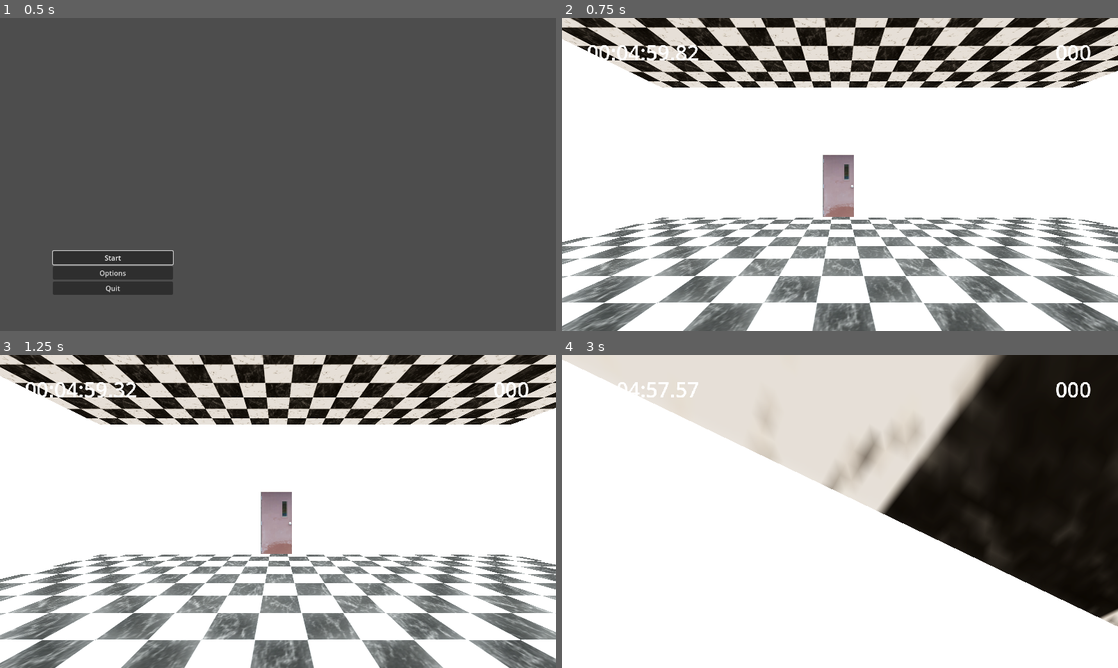
Above: before the commit, frames 1-4 (two rows, left to right).
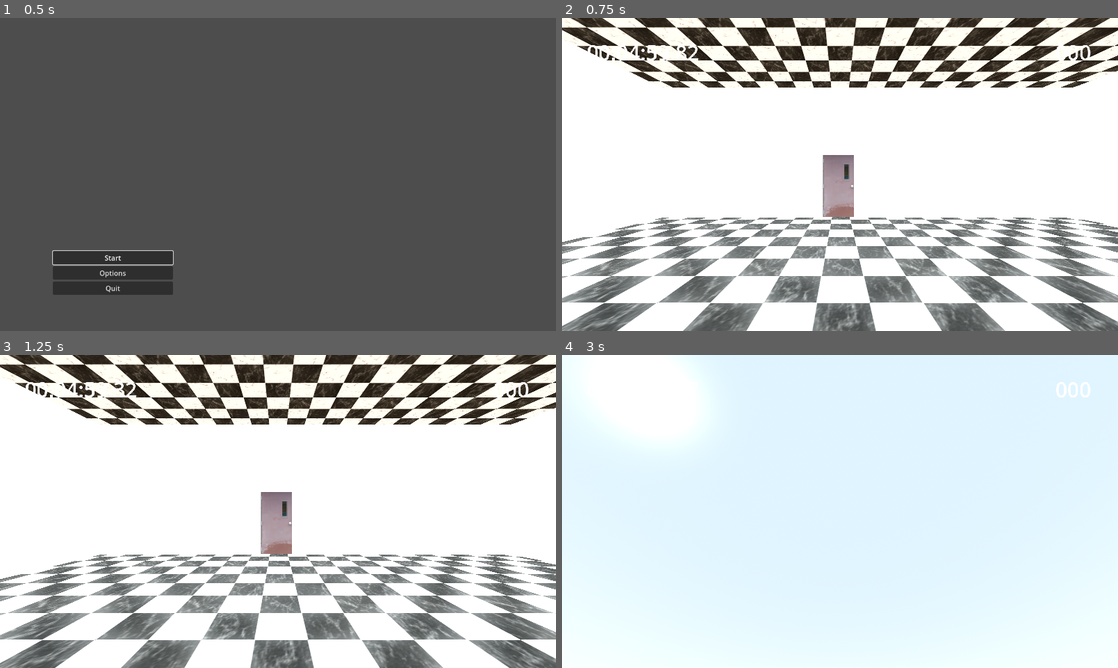
Above: after the commit, the same moments.

Repository: Bri0n/runrotgame
Game: Godot game, scene res://scenes/main_menu.tscn
Two runs of this game, one before a commit and one after it. Both use one fixed random seed, a clock stepped at 60 frames per second and the inputs below.
Inputs (mouse positions are in pixels of both pictures, inside the frame that each line leads up to):
- Up to frame 1 (0.5 s): no input
- Up to frame 2 (0.75 s): click "Start" at 0.5 s
- Up to frame 3 (1.25 s): no input
- Up to frame 4 (3 s): move the mouse to (867, 511) at 1.27 s; hold Shift (sprint) 1.28-2.03 s; hold W (move_forward) from 1.28 s (still down); click (867, 511) at 1.42 s; tap Space (jump) at 1.52, 2.27 s; move the mouse to (812, 511) at 2.02 s; tap E (interact) at 2.1 s; tap Shift (sprint) at 2.3 s; move the mouse to (851, 505) at 2.77 s; hold P (noclip) from 2.78 s (still down)

Frame 1 is identical in both runs. In frame 2, 15% of the frame differs, in the area x 0-100%, y 0-23%; in frame 3, 15%; in frame 4, 74%, in the area x 0-100%, y 0-89%.

Commit message:
Nuevo nivel, ajustes a transicion entre niveles

Diff:
--- a/scenes/level_02.tscn
+++ /dev/null
@@ -1,11 +0,0 @@
-[gd_scene load_steps=3 format=3 uid="uid://dwo6ho8khh2gg"]
-
-[ext_resource type="PackedScene" uid="uid://l6w78bgb0o7l" path="res://scenes/transition_hallway_exit.tscn" id="1_mf7f7"]
-[ext_resource type="PackedScene" uid="uid://md5vxxjhpavw" path="res://scenes/transition_hallway_enter.tscn" id="1_pmlnk"]
-
-[node name="Level02" type="Node3D"]
-
-[node name="entry_transition_hallway" parent="." instance=ExtResource("1_pmlnk")]
-
-[node name="exit_transition_hallway" parent="." instance=ExtResource("1_mf7f7")]
-transform = Transform3D(1, 0, 0, 0, 1, 0, 0, 0, 1, 0, 0, -38.7)
--- /dev/null
+++ b/scenes/levels/level_02.tscn
@@ -0,0 +1,298 @@
+[gd_scene load_steps=24 format=3 uid="uid://dwo6ho8khh2gg"]
+
+[ext_resource type="Texture2D" uid="uid://b1fjtjyrv720v" path="res://assets/textures/skyboxes/blue_nebulae_1.png" id="1_edq1u"]
+[ext_resource type="PackedScene" uid="uid://l6w78bgb0o7l" path="res://scenes/transition_hallway_exit.tscn" id="1_mf7f7"]
+[ext_resource type="PackedScene" uid="uid://md5vxxjhpavw" path="res://scenes/transition_hallway_enter.tscn" id="1_pmlnk"]
+[ext_resource type="Texture2D" uid="uid://1ue3bxqbpnjs" path="res://assets/textures/Metal_14-128x128.png" id="4_n5em7"]
+[ext_resource type="Texture2D" uid="uid://cbl03tjxdc451" path="res://assets/textures/Stone_01-128x128.png" id="5_64aqs"]
+[ext_resource type="PackedScene" uid="uid://mq3toad3d1cf" path="res://scenes/kill_zone.tscn" id="7_64aqs"]
+[ext_resource type="PackedScene" uid="uid://bmitawbvtqfri" path="res://scenes/chips_pickup.tscn" id="8_b6l7m"]
+
+[sub_resource type="PanoramaSkyMaterial" id="PanoramaSkyMaterial_b6l7m"]
+panorama = ExtResource("1_edq1u")
+energy_multiplier = 3.0
+
+[sub_resource type="Sky" id="Sky_u2tna"]
+sky_material = SubResource("PanoramaSkyMaterial_b6l7m")
+
+[sub_resource type="Environment" id="Environment_jm0yl"]
+background_mode = 2
+sky = SubResource("Sky_u2tna")
+ambient_light_source = 3
+ambient_light_energy = 4.0
+
+[sub_resource type="StandardMaterial3D" id="StandardMaterial3D_ccayl"]
+albedo_texture = ExtResource("4_n5em7")
+metallic = 0.6
+uv1_triplanar = true
+
+[sub_resource type="CylinderMesh" id="CylinderMesh_edq1u"]
+radial_segments = 10
+
+[sub_resource type="StandardMaterial3D" id="StandardMaterial3D_owl6u"]
+albedo_texture = ExtResource("5_64aqs")
+uv1_triplanar = true
+
+[sub_resource type="CylinderMesh" id="CylinderMesh_ikbui"]
+height = 0.83
+radial_segments = 6
+
+[sub_resource type="CylinderShape3D" id="CylinderShape3D_edq1u"]
+height = 0.205933
+
+[sub_resource type="StandardMaterial3D" id="StandardMaterial3D_n5em7"]
+albedo_color = Color(0.589587, 0.374143, 0.282943, 1)
+albedo_texture = ExtResource("5_64aqs")
+
+[sub_resource type="CylinderMesh" id="CylinderMesh_64aqs"]
+material = SubResource("StandardMaterial3D_n5em7")
+height = 0.225
+radial_segments = 6
+
+[sub_resource type="Animation" id="Animation_u2tna"]
+length = 0.001
+tracks/0/type = "value"
+tracks/0/imported = false
+tracks/0/enabled = true
+tracks/0/path = NodePath("moving_platform_02:position")
+tracks/0/interp = 1
+tracks/0/loop_wrap = true
+tracks/0/keys = {
+"times": PackedFloat32Array(0),
+"transitions": PackedFloat32Array(1),
+"update": 0,
+"values": [Vector3(-16.0152, -6.10844, -21.2688)]
+}
+
+[sub_resource type="Animation" id="Animation_n5em7"]
+resource_name = "moving_platform_01"
+length = 8.0
+loop_mode = 1
+tracks/0/type = "value"
+tracks/0/imported = false
+tracks/0/enabled = true
+tracks/0/path = NodePath("moving_platform_02:position")
+tracks/0/interp = 1
+tracks/0/loop_wrap = true
+tracks/0/keys = {
+"times": PackedFloat32Array(0, 2.01, 3.99, 6, 8),
+"transitions": PackedFloat32Array(1, 1, 1, 1, 1),
+"update": 0,
+"values": [Vector3(-15.424, 3.892, -19.948), Vector3(-11.984, 3.892, -22.503), Vector3(-15.424, 3.892, -26.082), Vector3(-19.056, 3.892, -22.52), Vector3(-15.424, 3.892, -19.948)]
+}
+
+[sub_resource type="AnimationLibrary" id="AnimationLibrary_jm0yl"]
+_data = {
+&"RESET": SubResource("Animation_u2tna"),
+&"moving_platform_01": SubResource("Animation_n5em7")
+}
+
+[sub_resource type="Animation" id="Animation_b6l7m"]
+length = 0.001
+tracks/0/type = "value"
+tracks/0/imported = false
+tracks/0/enabled = true
+tracks/0/path = NodePath(".:position")
+tracks/0/interp = 1
+tracks/0/loop_wrap = true
+tracks/0/keys = {
+"times": PackedFloat32Array(0),
+"transitions": PackedFloat32Array(1),
+"update": 0,
+"values": [Vector3(-15.4455, -6.10844, -33.5067)]
+}
+
+[sub_resource type="Animation" id="Animation_64aqs"]
+resource_name = "moving_platform_02"
+length = 8.0
+loop_mode = 1
+tracks/0/type = "value"
+tracks/0/imported = false
+tracks/0/enabled = true
+tracks/0/path = NodePath(".:position")
+tracks/0/interp = 1
+tracks/0/loop_wrap = true
+tracks/0/keys = {
+"times": PackedFloat32Array(0, 2, 4.01, 6.01, 8),
+"transitions": PackedFloat32Array(1, 1, 1, 1, 1),
+"update": 0,
+"values": [Vector3(-15.4629, -6.10844, -36.5654), Vector3(-19.581, 3.892, -33.114), Vector3(-15.446, 3.892, -29.436), Vector3(-11.466, 3.892, -33.042), Vector3(-15.463, 3.892, -36.565)]
+}
+
+[sub_resource type="AnimationLibrary" id="AnimationLibrary_u2tna"]
+_data = {
+&"RESET": SubResource("Animation_b6l7m"),
+&"moving_platform_02": SubResource("Animation_64aqs")
+}
+
+[node name="Level02" type="Node3D"]
+
+[node name="WorldEnvironment" type="WorldEnvironment" parent="."]
+environment = SubResource("Environment_jm0yl")
+
+[node name="DirectionalLight3D" type="DirectionalLight3D" parent="WorldEnvironment"]
+transform = Transform3D(0.531352, -0.122336, 0.838271, -0.805364, 0.233993, 0.544643, -0.26278, -0.964511, 0.0258076, 6, 15, -18)
+light_indirect_energy = 4.0
+
+[node name="DirectionalLight3D2" type="DirectionalLight3D" parent="WorldEnvironment"]
+transform = Transform3D(0.638643, 0.544581, -0.543661, 0.721691, -0.17873, 0.668744, 0.267016, -0.819443, -0.507163, -11.1, 15, -26.4)
+light_energy = 0.5
+light_indirect_energy = 4.0
+
+[node name="entry_transition_hallway" parent="." instance=ExtResource("1_pmlnk")]
+transform = Transform3D(1, 0, 0, 0, 1, 0, 0, 0, 1, 0, 10, 0)
+
+[node name="exit_transition_hallway" parent="." instance=ExtResource("1_mf7f7")]
+transform = Transform3D(1, 0, 0, 0, 1, 0, 0, 0, 1, -16.1948, 1.54156, -68.3738)
+
+[node name="caños" type="CSGCombiner3D" parent="."]
+transform = Transform3D(1, 0, 0, 0, 1, 0, 0, 0, 1, 0, 10, 0)
+material_override = SubResource("StandardMaterial3D_ccayl")
+use_collision = true
+
+[node name="cilinder" type="CSGMesh3D" parent="caños"]
+transform = Transform3D(0.49, 0, 0, 0, -1.52714e-07, 0.49, 0, -3.4937, -2.14186e-08, 0, -7, -11.5)
+mesh = SubResource("CylinderMesh_edq1u")
+
+[node name="cilinder3" type="CSGMesh3D" parent="caños"]
+transform = Transform3D(0.49, 0, 0, 0, -6.41599e-08, 0.49, 0, -1.46781, -2.14186e-08, -5, -7, -13.5566)
+mesh = SubResource("CylinderMesh_edq1u")
+
+[node name="cilinder4" type="CSGMesh3D" parent="caños"]
+transform = Transform3D(-2.14186e-08, 1.46781, -1.77636e-15, 2.14186e-08, 0, 0.49, 0.49, 6.41599e-08, -2.14186e-08, -6.20974, -7, -12.3015)
+mesh = SubResource("CylinderMesh_edq1u")
+
+[node name="cilinder5" type="CSGMesh3D" parent="caños"]
+transform = Transform3D(-2.14186e-08, 1.46781, -1.77636e-15, 2.14186e-08, 0, 0.49, 0.49, 6.41599e-08, -2.14186e-08, -11.4721, -7, -12.3015)
+mesh = SubResource("CylinderMesh_edq1u")
+
+[node name="cilinder6" type="CSGMesh3D" parent="caños"]
+transform = Transform3D(-2.14186e-08, 1.46781, -1.77636e-15, 2.14186e-08, 0, 0.49, 0.49, 6.41599e-08, -2.14186e-08, -16.5228, -7, -12.3015)
+mesh = SubResource("CylinderMesh_edq1u")
+
+[node name="cilinder7" type="CSGMesh3D" parent="caños"]
+transform = Transform3D(-0.49, -1.2832e-07, -5.32907e-15, -3.55271e-15, 6.41599e-08, 0.49, -4.28372e-08, 1.46781, -2.14186e-08, -17.7325, -7, -13.6322)
+mesh = SubResource("CylinderMesh_edq1u")
+
+[node name="cilinder8" type="CSGMesh3D" parent="caños"]
+transform = Transform3D(6.42557e-08, -1.46781, -1.77636e-15, -2.14186e-08, -7.10543e-15, 0.49, -0.49, -1.9248e-07, -2.14186e-08, -16.4774, -7, -14.857)
+mesh = SubResource("CylinderMesh_edq1u")
+
+[node name="cilinder11" type="CSGMesh3D" parent="caños"]
+transform = Transform3D(-0.49, -5.91216e-08, -3.55271e-15, -3.55271e-15, 2.95608e-08, 0.49, -4.28372e-08, 0.676273, -2.14186e-08, -15.2613, -7, -15.5172)
+mesh = SubResource("CylinderMesh_edq1u")
+
+[node name="cilinder9" type="CSGMesh3D" parent="caños"]
+transform = Transform3D(-0.49, -2.05662e-07, -3.55271e-15, -3.55271e-15, 1.02831e-07, 0.49, -4.28372e-08, 2.3525, -2.14186e-08, -15.4893, -7, -42.3618)
+mesh = SubResource("CylinderMesh_edq1u")
+
+[node name="cilinder10" type="CSGMesh3D" parent="caños"]
+transform = Transform3D(-0.49, -2.05662e-07, -3.55271e-15, -3.55271e-15, 1.02831e-07, 0.49, -4.28372e-08, 2.3525, -2.14186e-08, -15.4893, -11.1943, -47.1047)
+mesh = SubResource("CylinderMesh_edq1u")
+
+[node name="cilinder2" type="CSGMesh3D" parent="caños"]
+transform = Transform3D(-2.14186e-08, -2.51546, 0, -2.14186e-08, 0, 0.49, -0.49, 1.09954e-07, -2.14186e-08, -2.3, -7, -14.8)
+mesh = SubResource("CylinderMesh_edq1u")
+
+[node name="piso" type="CSGCombiner3D" parent="."]
+transform = Transform3D(1, 0, 0, 0, 1, 0, 0, 0, 1, 0, 10, 0)
+material_override = SubResource("StandardMaterial3D_owl6u")
+use_collision = true
+
+[node name="CSGMesh3D" type="CSGMesh3D" parent="piso"]
+transform = Transform3D(2.34, 0, 0, 0, 0.468, 0, 0, 0, 2.34, 9.53674e-07, -7.04125, -6.06324)
+mesh = SubResource("CylinderMesh_ikbui")
+
+[node name="CSGMesh3D4" type="CSGMesh3D" parent="piso"]
+transform = Transform3D(0.994451, 0, 0, 0, 0.468, 0, 0, 0, 0.994451, 2.49825, -7.04125, -17.4968)
+mesh = SubResource("CylinderMesh_ikbui")
+
+[node name="CSGMesh3D2" type="CSGMesh3D" parent="piso"]
+transform = Transform3D(2.34, 0, 0, 0, 0.468, 0, 0, 0, 2.34, -15.4096, -7.04125, -22.5587)
+mesh = SubResource("CylinderMesh_ikbui")
+
+[node name="CSGMesh3D3" type="CSGMesh3D" parent="piso"]
+transform = Transform3D(2.34, 0, 0, 0, 0.468, 0, 0, 0, 2.34, -15.4359, -7.04125, -33.1822)
+mesh = SubResource("CylinderMesh_ikbui")
+
+[node name="CSGMesh3D5" type="CSGMesh3D" parent="piso"]
+transform = Transform3D(1.9656, 0, 0, 0, 3.59889, 0, 0, 0, 1.8252, -15.2872, -12.2784, -53.8446)
+mesh = SubResource("CylinderMesh_ikbui")
+
+[node name="CSGMesh3D6" type="CSGMesh3D" parent="piso"]
+transform = Transform3D(1.404, 0, 0, 0, 5.16299, 0, 0, 0, 1.404, -15.9578, -11.9544, -54.6178)
+mesh = SubResource("CylinderMesh_ikbui")
+
+[node name="CSGMesh3D8" type="CSGMesh3D" parent="piso"]
+transform = Transform3D(2.2464, 0, 0, 0, 1.51573, 0, 0, 0, 2.5272, -16.9711, -13.4952, -55.2209)
+mesh = SubResource("CylinderMesh_ikbui")
+
+[node name="CSGMesh3D9" type="CSGMesh3D" parent="piso"]
+transform = Transform3D(1.404, 0, 0, 0, 3.36507, 0, 0, 0, 1.404, -16.526, -13.0719, -53.9361)
+mesh = SubResource("CylinderMesh_ikbui")
+
+[node name="CSGMesh3D10" type="CSGMesh3D" parent="piso"]
+transform = Transform3D(1.404, 0, 0, 0, 3.98304, 0, 0, 0, 1.404, -17.8144, -13.0719, -57.8949)
+mesh = SubResource("CylinderMesh_ikbui")
+
+[node name="CSGMesh3D7" type="CSGMesh3D" parent="piso"]
+transform = Transform3D(3.2292, 0, 0, 0, 6.41156, 0, 0, 0, 3.2292, -16.0781, -11.4882, -56.924)
+mesh = SubResource("CylinderMesh_ikbui")
+
+[node name="CSGBox3D" type="CSGBox3D" parent="piso"]
+transform = Transform3D(1, 0, 0, 0, 1, 0, 0, 0, 1, -16.2241, -9.32458, -61.0075)
+size = Vector3(0.950348, 1, 6.92334)
+
+[node name="moving_platforms" type="Node" parent="."]
+
+[node name="moving_platform_02" type="AnimatableBody3D" parent="moving_platforms"]
+transform = Transform3D(1.77523, 0, 0, 0, 1.77523, 0, 0, 0, 1.77523, -16.0152, -6.10844, -21.2688)
+
+[node name="CollisionShape3D" type="CollisionShape3D" parent="moving_platforms/moving_platform_02"]
+transform = Transform3D(1, 0, 0, 0, 1, 0, 0, 0, 1, 0, -0.897034, 0)
+shape = SubResource("CylinderShape3D_edq1u")
+
+[node name="MeshInstance3D" type="MeshInstance3D" parent="moving_platforms/moving_platform_02"]
+transform = Transform3D(1, 0, 0, 0, 1, 0, 0, 0, 1, 0, -0.90661, 0)
+mesh = SubResource("CylinderMesh_64aqs")
+
+[node name="AnimationPlayer" type="AnimationPlayer" parent="moving_platforms/moving_platform_02"]
+root_node = NodePath("../..")
+libraries = {
+&"": SubResource("AnimationLibrary_jm0yl")
+}
+autoplay = "moving_platform_01"
+
+[node name="moving_platform_03" type="AnimatableBody3D" parent="moving_platforms"]
+transform = Transform3D(1.83148, 0, 0, 0, 1.83148, 0, 0, 0, 1.83148, -15.4455, -6.10844, -33.5067)
+
+[node name="CollisionShape3D" type="CollisionShape3D" parent="moving_platforms/moving_platform_03"]
+transform = Transform3D(1, 0, 0, 0, 1, 0, 0, 0, 1, 0, -0.897034, 0)
+shape = SubResource("CylinderShape3D_edq1u")
+
+[node name="MeshInstance3D" type="MeshInstance3D" parent="moving_platforms/moving_platform_03"]
+transform = Transform3D(1, 0, 0, 0, 1, 0, 0, 0, 1, 0, -0.90661, 0)
+mesh = SubResource("CylinderMesh_64aqs")
+
+[node name="AnimationPlayer" type="AnimationPlayer" parent="moving_platforms/moving_platform_03"]
+libraries = {
+&"": SubResource("AnimationLibrary_u2tna")
+}
+autoplay = "moving_platform_02"
+
+[node name="Killzone" parent="." instance=ExtResource("7_64aqs")]
+transform = Transform3D(1, 0, 0, 0, 1, 0, 0, 0, 1, 0, -16.114, 0)
+
+[node name="pickups" type="Node" parent="."]
+
+[node name="chips_pickup" parent="pickups" instance=ExtResource("8_b6l7m")]
+transform = Transform3D(1, 0, 0, 0, 1, 0, 0, 0, 1, 2.57464, 3.53833, -17.48)
+
+[node name="chips_pickup2" parent="pickups" instance=ExtResource("8_b6l7m")]
+transform = Transform3D(1, 0, 0, 0, 1, 0, 0, 0, 1, -15.4283, 3.70173, -22.4585)
+
+[node name="chips_pickup3" parent="pickups" instance=ExtResource("8_b6l7m")]
+transform = Transform3D(1, 0, 0, 0, 1, 0, 0, 0, 1, -15.4283, 3.70173, -33.1687)
+
+[node name="chips_pickup4" parent="pickups" instance=ExtResource("8_b6l7m")]
+transform = Transform3D(1, 0, 0, 0, 1, 0, 0, 0, 1, -17.8194, -1.0838, -57.9368)
--- a/scenes/levels/zona_vertical_01.tscn
+++ b/scenes/levels/zona_vertical_01.tscn
@@ -364,27 +364,22 @@
 
 [node name="chips_pickup" parent="pickups" instance=ExtResource("4_4sd3v")]
 transform = Transform3D(1, 0, 0, 0, 1, 0, 0, 0, 1, 0, 0.3, 0)
-monitoring = true
 seconds_given = null
 
 [node name="chips_pickup2" parent="pickups" instance=ExtResource("4_4sd3v")]
 transform = Transform3D(1, 0, 0, 0, 1, 0, 0, 0, 1, -1.5, 1.7, -15.4)
-monitoring = true
 seconds_given = null
 
 [node name="chips_pickup3" parent="pickups" instance=ExtResource("4_4sd3v")]
 transform = Transform3D(1, 0, 0, 0, 1, 0, 0, 0, 1, 0.7, 13.9, -31.2)
-monitoring = true
 seconds_given = null
 
 [node name="chips_pickup4" parent="pickups" instance=ExtResource("4_4sd3v")]
 transform = Transform3D(1, 0, 0, 0, 1, 0, 0, 0, 1, -4.1, 12.8, -27.7)
-monitoring = true
 seconds_given = null
 
 [node name="chips_pickup5" parent="pickups" instance=ExtResource("4_4sd3v")]
 transform = Transform3D(1, 0, 0, 0, 1, 0, 0, 0, 1, -1, 13.3, -19.5)
-monitoring = true
 seconds_given = null
 
 [node name="entry_transition_hallway" parent="." instance=ExtResource("5_7btsc")]
--- a/scenes/main.tscn
+++ b/scenes/main.tscn
@@ -1,33 +1,12 @@
-[gd_scene load_steps=8 format=3 uid="uid://dn8hadwtayo2g"]
+[gd_scene load_steps=5 format=3 uid="uid://dn8hadwtayo2g"]
 
 [ext_resource type="PackedScene" uid="uid://cukwwoh4efd66" path="res://scenes/starting_area.tscn" id="1_73xcv"]
 [ext_resource type="Script" uid="uid://rmjiy81jvkhf" path="res://scripts/GameStarter.gd" id="1_irbja"]
 [ext_resource type="PackedScene" uid="uid://c334msi5eywjn" path="res://scenes/player.tscn" id="1_mgspa"]
 [ext_resource type="PackedScene" uid="uid://dsm6ji71lag76" path="res://scenes/hud.tscn" id="4_jyhfs"]
 
-[sub_resource type="ProceduralSkyMaterial" id="ProceduralSkyMaterial_j6pp0"]
-sky_horizon_color = Color(0.64625, 0.65575, 0.67075, 1)
-sky_energy_multiplier = 2.0
-ground_horizon_color = Color(0.64625, 0.65575, 0.67075, 1)
-
-[sub_resource type="Sky" id="Sky_76sgc"]
-sky_material = SubResource("ProceduralSkyMaterial_j6pp0")
-
-[sub_resource type="Environment" id="Environment_xkdmc"]
-background_mode = 2
-sky = SubResource("Sky_76sgc")
-tonemap_mode = 2
-glow_enabled = true
-
-[node name="Node3D" type="Node3D"]
+[node name="game" type="Node3D"]
 script = ExtResource("1_irbja")
-
-[node name="WorldEnvironment" type="WorldEnvironment" parent="."]
-environment = SubResource("Environment_xkdmc")
-
-[node name="DirectionalLight3D" type="DirectionalLight3D" parent="WorldEnvironment"]
-transform = Transform3D(-0.993572, -0.0879752, 0.0712409, 0, 0.62932, 0.777146, -0.113203, 0.77215, -0.625275, 0, 8.89113, 0)
-shadow_enabled = true
 
 [node name="current_level" type="Node" parent="."]
 
--- a/scenes/starting_area.tscn
+++ b/scenes/starting_area.tscn
@@ -1,11 +1,24 @@
-[gd_scene load_steps=10 format=3 uid="uid://cukwwoh4efd66"]
+[gd_scene load_steps=12 format=3 uid="uid://cukwwoh4efd66"]
 
 [ext_resource type="Shader" uid="uid://cnpt7gv8wgcay" path="res://shaders/ursc/spatial/basic_opaque.gdshader" id="1_mumia"]
 [ext_resource type="PackedScene" uid="uid://mq3toad3d1cf" path="res://scenes/kill_zone.tscn" id="3_7vpgr"]
 [ext_resource type="Shader" uid="uid://dorm5wwxqmgl5" path="res://shaders/ursc/spatial/standard_opaque.gdshader" id="3_opx81"]
 [ext_resource type="PackedScene" uid="uid://l6w78bgb0o7l" path="res://scenes/transition_hallway_exit.tscn" id="4_dx0k5"]
-[ext_resource type="PackedScene" uid="uid://c8cq6vatu3s3w" path="res://scenes/levels/zona_vertical_01.tscn" id="5_1w6qi"]
 [ext_resource type="Texture2D" uid="uid://biqlyq0tubvy" path="res://assets/textures/Tile_13-128x128.png" id="7_mumia"]
+
+[sub_resource type="ProceduralSkyMaterial" id="ProceduralSkyMaterial_fk3b5"]
+sky_horizon_color = Color(0.662243, 0.671743, 0.686743, 1)
+ground_horizon_color = Color(0.662243, 0.671743, 0.686743, 1)
+energy_multiplier = 2.0
+
+[sub_resource type="Sky" id="Sky_opx81"]
+sky_material = SubResource("ProceduralSkyMaterial_fk3b5")
+
+[sub_resource type="Environment" id="Environment_mumia"]
+background_mode = 2
+sky = SubResource("Sky_opx81")
+tonemap_mode = 2
+glow_enabled = true
 
 [sub_resource type="ShaderMaterial" id="ShaderMaterial_q4by3"]
 render_priority = 0
@@ -43,6 +56,13 @@
 shader_parameter/convert_vertex_colors = false
 
 [node name="starting_area" type="Node"]
+
+[node name="DirectionalLight3D" type="DirectionalLight3D" parent="."]
+transform = Transform3D(-0.866023, -0.388576, 0.314662, 0, 0.62932, 0.777146, -0.500003, 0.673027, -0.545006, 0, 0, 0)
+shadow_enabled = true
+
+[node name="WorldEnvironment" type="WorldEnvironment" parent="."]
+environment = SubResource("Environment_mumia")
 
 [node name="walls" type="CSGCombiner3D" parent="."]
 transform = Transform3D(5.8, 0, 0, 0, 9.28969, 0, 0, 0, 5.8, 0.9, -0.131029, 0)
@@ -90,4 +110,3 @@
 
 [node name="exit_transition_hallway" parent="." instance=ExtResource("4_dx0k5")]
 transform = Transform3D(1, 0, 0, 0, 1, 0, 0, 0, 1, 0, 0, -9.755)
-next_scene = ExtResource("5_1w6qi")
--- a/scripts/GameManager.gd
+++ b/scripts/GameManager.gd
@@ -5,6 +5,7 @@
 var next_level: Node
 var current_level_path : String = "res://scenes/main.tscn"
 var next_level_path : String
+var next_level_scene : PackedScene
 var levels := []
 
 # Timer
@@ -59,10 +60,12 @@
 
 func load_next_scene():
 	print("Loading scene: " + next_level_path)
-	var next_level_scene : PackedScene = load(next_level_path)
+
 	var next_level_instance = next_level_scene.instantiate(PackedScene.GEN_EDIT_STATE_INSTANCE)
 	next_level.add_child(next_level_instance)
+	call_deferred("_complete_transition")
 
+func _complete_transition():
 	var exit_transition_hallway : Node3D = current_level.get_child(0).get_node(GlobalConstants.EXIT_HALLWAY_NAME)
 	var entry_transition_hallway : Node3D = next_level.get_child(0).get_node(GlobalConstants.ENTRY_HALLWAY_NAME)
 
@@ -85,3 +88,4 @@
 		random_index = randi() % levels.size()
 		next_level_path = levels[random_index]
 	print("Next level selected: " + next_level_path)
+	next_level_scene = load(next_level_path)
--- a/scripts/kill_zone.gd
+++ b/scripts/kill_zone.gd
@@ -1,8 +1,8 @@
 extends Area3D
 
 func _on_body_entered(body: Node3D) -> void:
-	print("Player death")
-	call_deferred("_game_over")
+	if body.name == GlobalConstants.PLAYER_NAME:
+		call_deferred("_game_over")
 
 func _game_over():
 	GameManager.end_game()
--- a/scripts/player/PlayerStatusNoClip.gd
+++ b/scripts/player/PlayerStatusNoClip.gd
@@ -12,7 +12,7 @@
 func _init(player : PlayerMovement, parameters : PlayerMovementParameters):
 	_camera = parameters.camera
 	_player = player
-	_movement_speed = parameters.sprint_movement_speed
+	_movement_speed = 400
 	_parameters = parameters
 
 func enter_state():
Binary file added: assets/textures/Metal_05-128x128.png
Not shown, added: assets/textures/Metal_05-128x128.png.import
Binary file added: assets/textures/Metal_14-128x128.png
Not shown, added: assets/textures/Metal_14-128x128.png.import
Binary file added: assets/textures/Stone_01-128x128.png
Not shown, added: assets/textures/Stone_01-128x128.png.import
